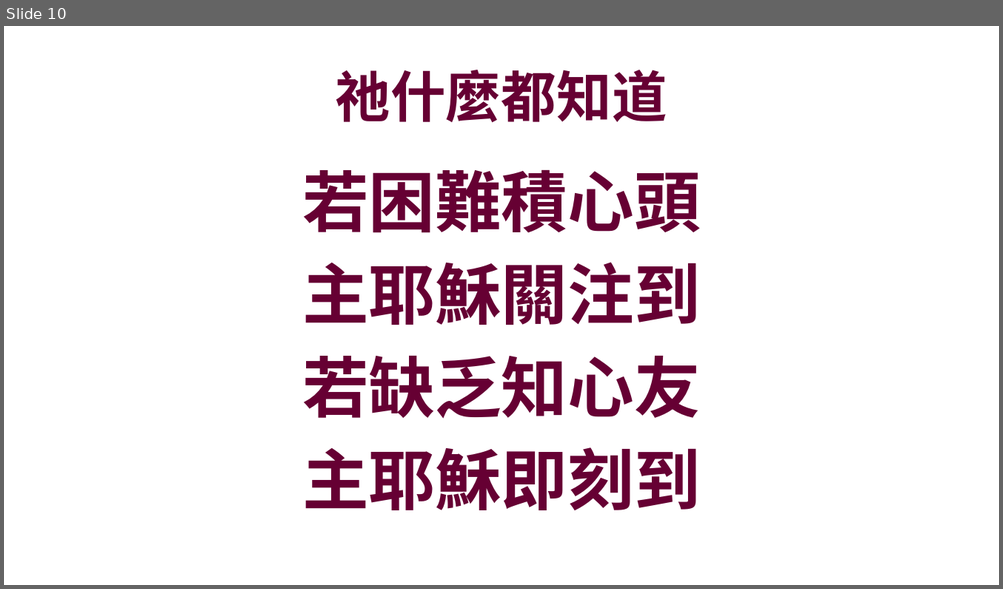
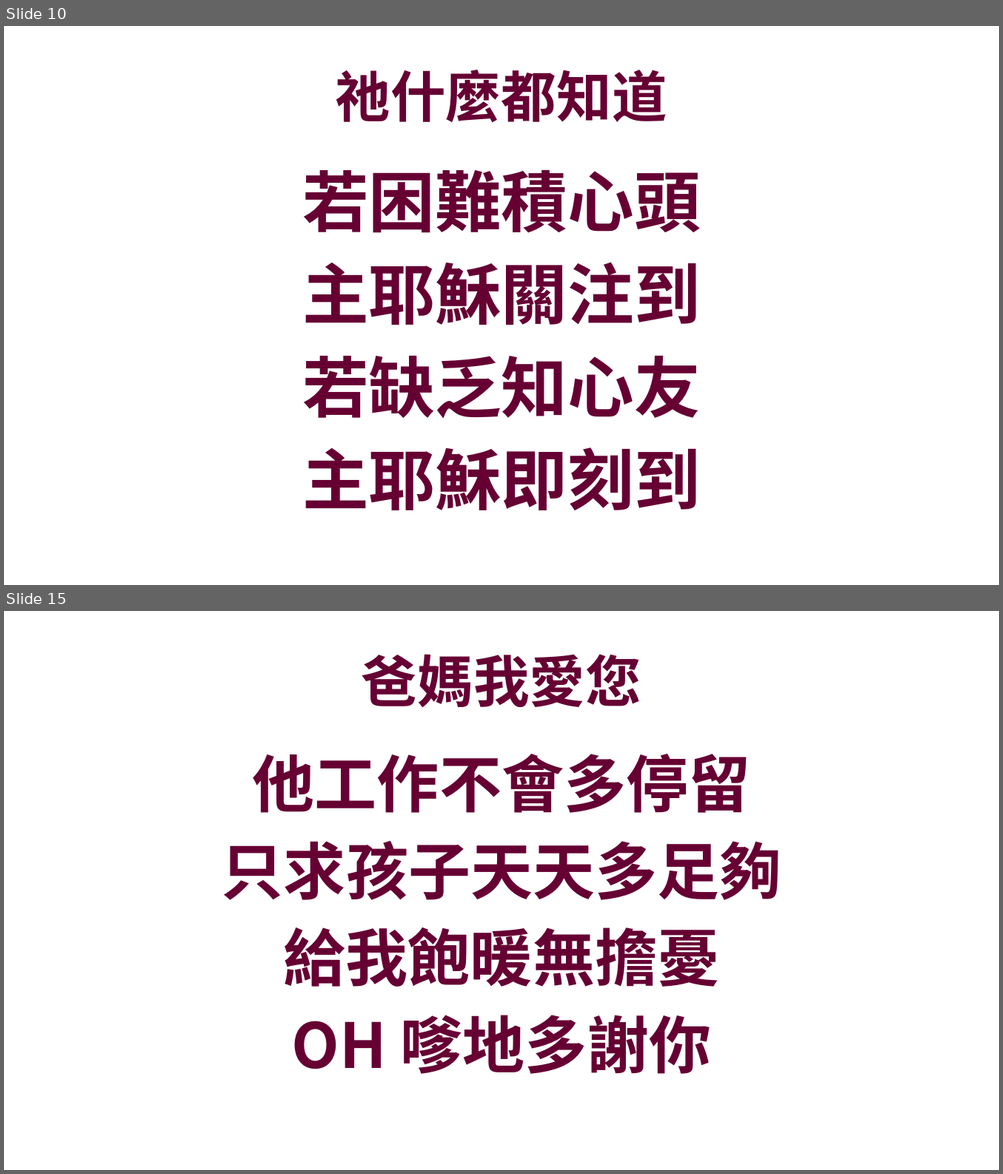
Before and after one commit to batisuoc/bible-school, a slide deck: 2020/6月.pptx. Shown one above the other, each under a label of ours: slide 10 before the commit, slides 10 and 15 after it; the slides between them are not shown. The pictures are 1003x589 and 1003x1174 pixels, drawn with LibreOffice and Linux fonts; fonts in the diff are those of the drawing; background and template pictures are left out. Boxes give left, top, right and bottom in pixels: in the first picture for what was removed or moved away, otherwise in the second. Text is boxed around its words. In the diff, an @@ line names an element or a change of style, - is before the commit and + after.

```diff
--- a/2020/6月.pptx
+++ b/2020/6月.pptx
@@ slide 15 added at (x1=4, y1=611, x2=999, y2=1170), background picture (left out) @@
@@ title added at (x1=361, y1=654, x2=641, y2=707), 54 pt, text #660033, bold @@
+爸媽我愛您
@@ text added at (x1=222, y1=754, x2=781, y2=1074), 60 pt, text #660033, bold @@
+他工作不會多停留
+只求孩子天天多足夠
+給我飽暖無擔憂
+OH 嗲地多謝你
```
Also in this commit, not shown: 8 other slides added, 3 other files.
